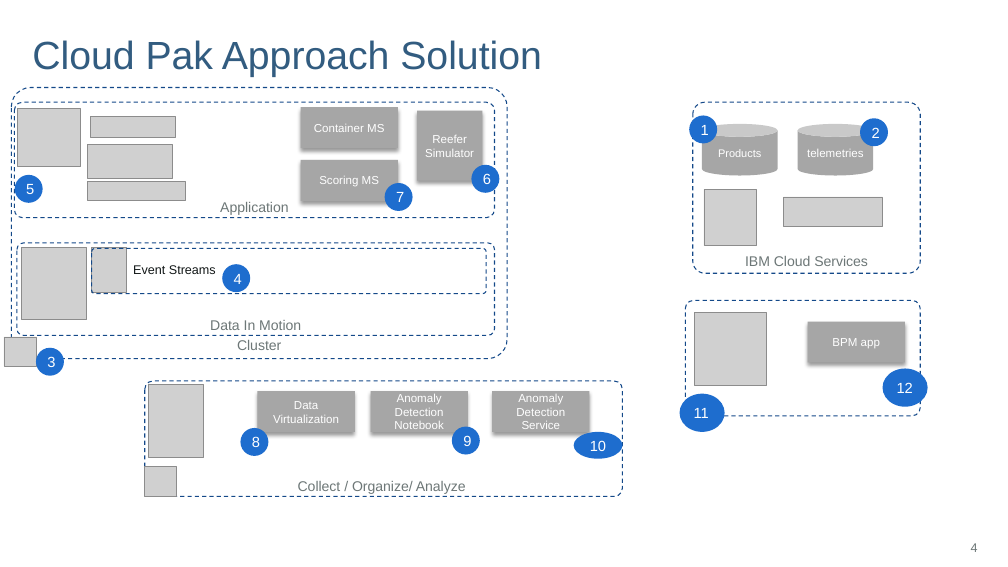
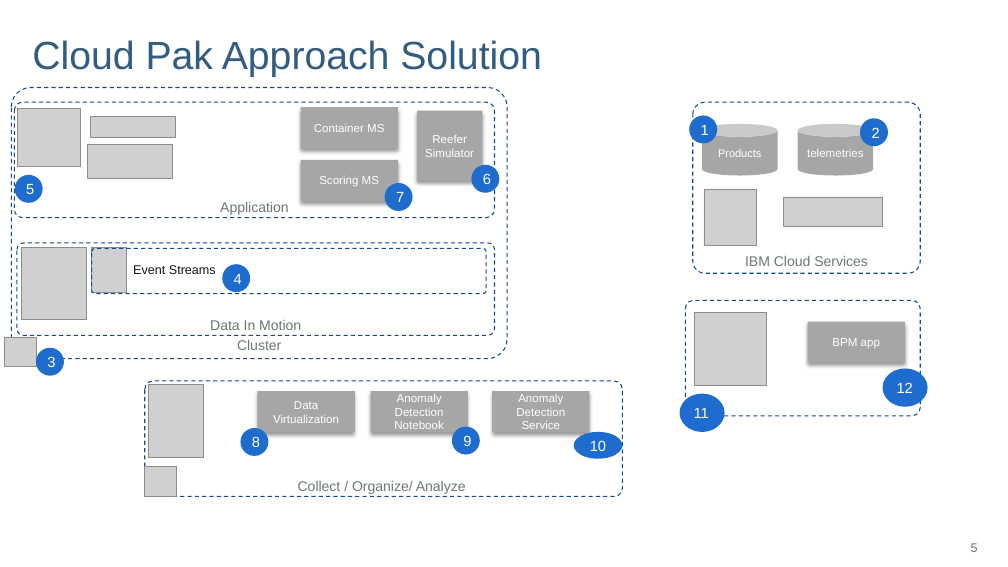
Before and after one commit to ibm-cloud-architecture/refarch-reefer-ml, a slide deck: slide 5 of diagrams.pptx (slide 4 before the commit). Drawn at 1008x567 pixels with LibreOffice and Linux fonts; fonts in the diff are those of the drawing; grey boxes stand for pictures; background and template pictures are left out. Boxes give left, top, right and bottom in pixels: in the first picture for what was removed or moved away, otherwise in the second. Text is boxed around its words. In the diff, an @@ line names an element or a change of style, - is before the commit and + after.

```diff
--- a/diagrams.pptx
+++ b/diagrams.pptx
@@ picture removed at <box>88,181,185,201</box> @@
@@ page number at <box>971,543,978,552</box>: text changed @@
-4
+5
```
Also in this commit, not shown: 4 other slides changed, 2 slides added, 42 other files.
